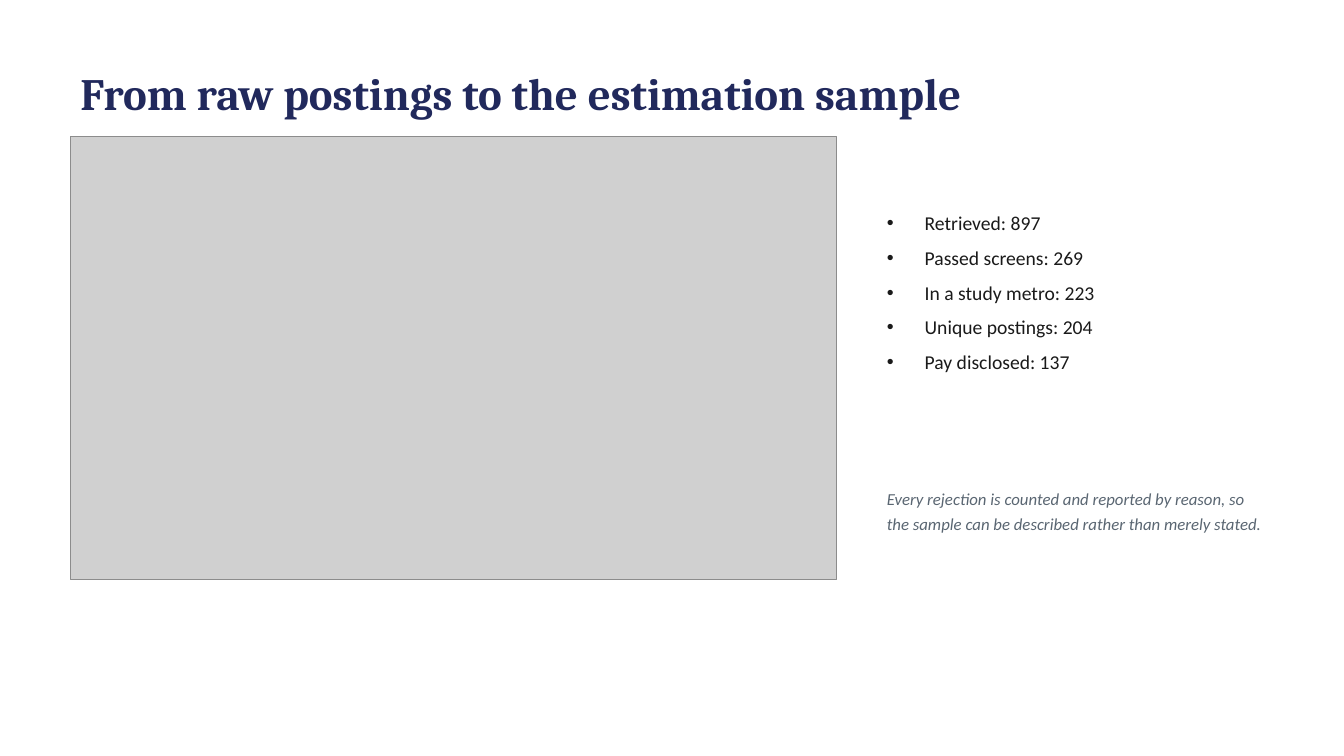
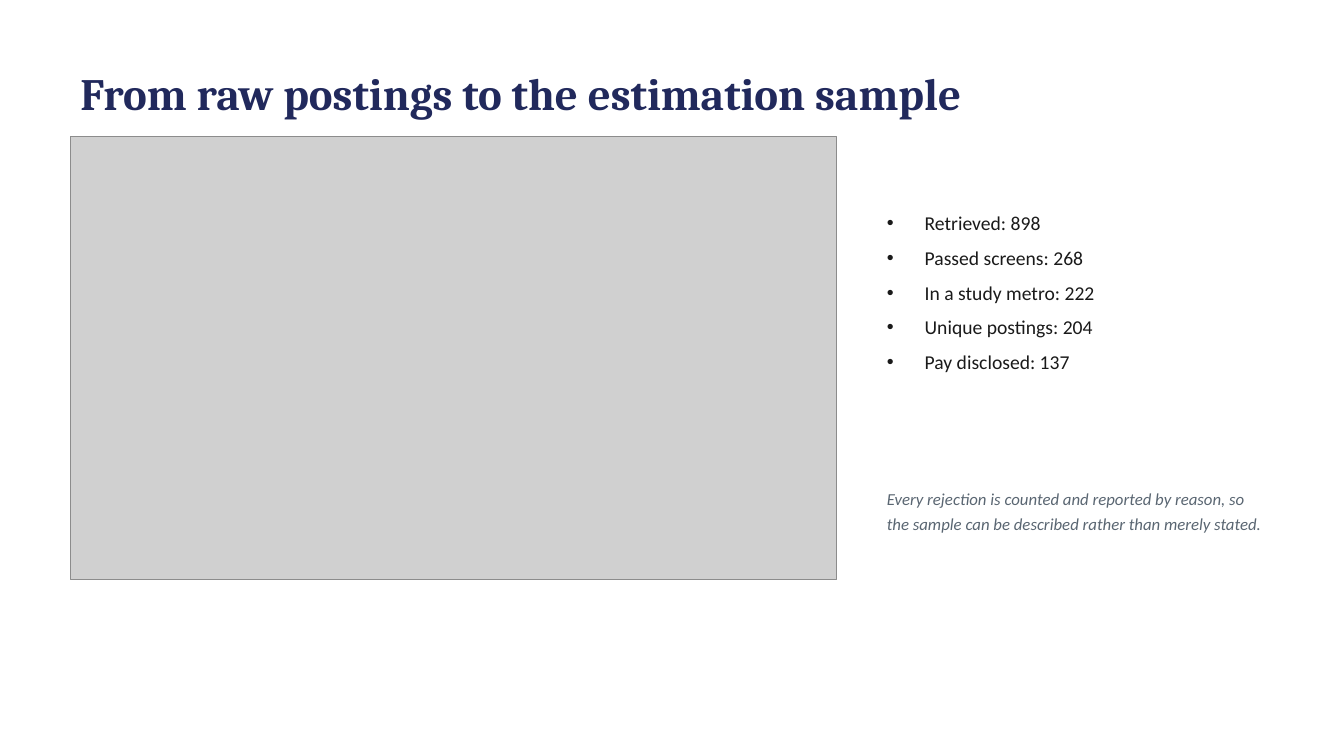
Before and after one commit to hendeal-cyber/Modern-Labor-Market-Data-Submission, a slide deck: slide 5 of paper/presentation.pptx. Drawn at 1344x756 pixels with LibreOffice and Linux fonts; fonts in the diff are those of the drawing; grey boxes stand for pictures. Boxes give left, top, right and bottom in pixels: in the first picture for what was removed or moved away, otherwise in the second. Text is boxed around its words. In the diff, an @@ line names an element or a change of style, - is before the commit and + after.

```diff
--- a/paper/presentation.pptx
+++ b/paper/presentation.pptx
@@ text at bbox=[925, 216, 1095, 303]: text changed @@
-• Retrieved: 897
-• Passed screens: 269
-• In a study metro: 223
+• Retrieved: 898
+• Passed screens: 268
+• In a study metro: 222
```
Also in this commit, not shown: 1 other slide changed, 14 other files.
